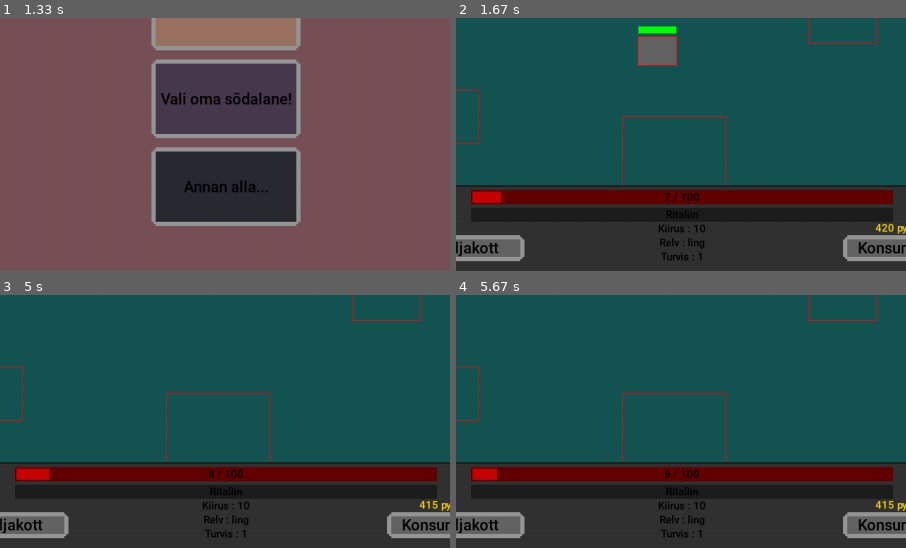
Above: before the commit, frames 1-4 (two rows, left to right).
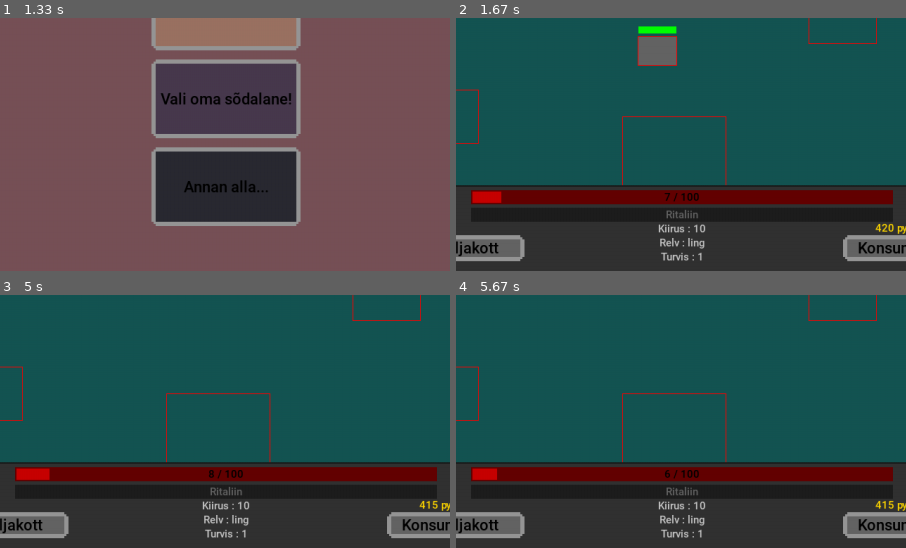
Above: after the commit, the same moments.

Repository: KarupoegPuhh/2020-projekt
Game: pygame game, started from MAIN.py
The game is run twice, just before and just after one commit, with the same random seed, the same clock (stepped at 60 frames per second) and the same inputs.
Inputs (mouse positions are % of the whole screen's width and height, from its top left):
- Up to frame 1 (1.33 s): no input
- Up to frame 2 (1.67 s): click "Minek!" at 1.38 s
- Up to frame 3 (5 s): click "Konsumisse" at 1.72 s; tap Space at 2 s; press the mouse at (50, 52) at 2.37 s; move the mouse to (66, 37) at 2.47 s; release the mouse at (82, 22) at 2.6 s; press the mouse at (50, 52) at 2.7 s; move the mouse to (49, 50) at 2.8 s; release the mouse at (47, 49) at 2.93 s; hold Left 3-3.53 s; press the mouse at (18, 52) at 3.6 s; move the mouse to (32, 32) at 3.7 s; release the mouse at (45, 12) at 3.83 s; hold Left 3.9-4.3 s; press the mouse at (18, 52) at 4.37 s; move the mouse to (47, 37) at 4.47 s; release the mouse at (75, 22) at 4.6 s; press the mouse at (50, 92) at 4.7 s; move the mouse to (47, 56) at 4.8 s; release the mouse at (44, 20) at 4.93 s
- Up to frame 4 (5.67 s): hold Space 5-5.63 s; hold Right 5-5.63 s
The pictures show only the part of the screen within x 25-75%, y 50-100%; the shares and areas given below are measured in that part.

Frame 1 is identical in both runs. In frame 2, 0.7% of the frame differs, in the area x 44-56%, y 75-97%; in frame 3, 0.7%; in frame 4, 0.7%.

Commit message:
debuff  ja muud fixid

Diff:
--- a/abi.py
+++ b/abi.py
@@ -75,8 +75,8 @@
 
 
 
-def text_objects(text, font):
-    textSurface = font.render(text, True, (0,0,0))
+def text_objects(text, font, värvike=(0,0,0)):
+    textSurface = font.render(text, True, värvike)
     return textSurface, textSurface.get_rect()
 
 hiir_all = False
--- a/maailm.py
+++ b/maailm.py
@@ -311,7 +311,7 @@
         databar_nihe = 0
         pildi_nihe = 0
         parabooli_nihe = 0
-        if Tom.y > 520:
+        if Tom.y > kõrgus/2 + 200:
             databar_nihe = 600
             pildi_nihe = 450
             parabooli_nihe = 640
@@ -332,7 +332,9 @@
         pg.draw.rect(aken, (30,30,30), (340, 630 - databar_nihe, 600, 20))
         if ritaliin:
             pg.draw.rect(aken, (rgb()), (342, 632 - databar_nihe, 596 * ((900 - ritaliin_cd) / 900 ), 16))
-        TextSurf, TextRect = text_objects(("Ritaliin"), databarText)
+            TextSurf, TextRect = text_objects(("Ritaliin"), databarText,(0,0,0))
+        else:
+            TextSurf, TextRect = text_objects(("Ritaliin"), databarText,(100,100,100))
         TextRect.center = ((laius // 2), (640 - databar_nihe))
         aken.blit(TextSurf, TextRect)
 
@@ -364,24 +366,29 @@
                 y_kõrgus -= 0.5 * a**2
 
 
-        #Displayb tegelase suurused
+        #Displayb tegelase statid
         #Kiirus
-        TextSurf, TextRect = text_objects("Kiirus : " + str(Tom.vel), databarText)
+        TextSurf, TextRect = text_objects("Kiirus : " + str(abs(Tom.vel)), databarText,(200,200,200))
         TextRect.center = ((laius // 2), (660 - databar_nihe))
         aken.blit(TextSurf, TextRect)
         #Relv
-        TextSurf, TextRect = text_objects("Relv : " + str(Tom.relv.nimi), databarText)
+        TextSurf, TextRect = text_objects("Relv : " + str(Tom.relv.nimi), databarText,(200,200,200))
         TextRect.center = ((laius // 2), (680 - databar_nihe))
         aken.blit(TextSurf, TextRect)
         #Raha
         raha = databarText.render(str(Tom.raha)+" рубль", True, (255,215,0))
         aken.blit(raha, (915, 650 - databar_nihe))
+        #Turvis
+        TextSurf, TextRect = text_objects("Turvis : " + str(Tom.armor), databarText,(200,200,200))
+        TextRect.center = ((laius // 2), (700 - databar_nihe))
+        aken.blit(TextSurf, TextRect)
+        #Debuff
+        if maailm.Tom.vel_debuff != 0:
+            TextSurf, TextRect = text_objects("OLED NÕIUTUD!", databarText,rgb()) #(230,0,230)
+            TextRect.center = ((laius // 2 + 120), (680 - databar_nihe))
+            aken.blit(TextSurf, TextRect)
         if maailm.pood_unlocked.unlocked:
             nupp(aken, "Konsumisse", 875, 675 - databar_nihe, 150, 25, (100,100,100), (200,200,200), pood)
-        #Turvis
-        TextSurf, TextRect = text_objects("Turvis : " + str(Tom.armor), databarText)
-        TextRect.center = ((laius // 2), (700 - databar_nihe))
-        aken.blit(TextSurf, TextRect)
         #Nupp inventoryle
         nupp(aken, "Seljakott", 260, 675 - databar_nihe, 150, 25, (100,100,100), (200,200,200), seljakott)
 
@@ -520,9 +527,15 @@
         if (keys[pg.K_SPACE] or keys[pg.K_x]) and kuulide_cd == 0:
             shoot.play()
             if Tom.vaatab == 1:
-                suund = 1
+                if Tom.vel_debuff == 0:
+                    suund = 1
+                else:
+                    suund = -1
             else:
-                suund = -1
+                if Tom.vel_debuff == 0:
+                    suund = -1
+                else:
+                    suund = 1
 
             if len(kuulid) < kuulide_maxcount:  # This will make sure we cannot exceed 5 bullets on the screen at once
                 kuulid.append(Kuul(round(Tom.x+Tom.laius//2+suund*Tom.laius/2), round(Tom.y + Tom.pikkus//2), suund, Tom.relv))
--- a/pood_invnet.py
+++ b/pood_invnet.py
@@ -33,9 +33,8 @@
         TextRect.center = (230, 180)
         aken.blit(TextSurf, TextRect)
 
-        if not maailm.ritaliin:
+        if (not maailm.ritaliin) and maailm.Tom.vel_debuff == 0:
             nupp(aken, "Ritaliini! -1₽", 130 , 250, 200, 70, (100,100,100), (15,113,115), ritaliin_ost)
-
 
         if maailm.Tom.health < maailm.Tom.max_health:
             nupp(aken, "Jõujooki! -1₽", 130, 340, 200, 70, (100,100,100), (15,113,115), jõujook_ost)
@@ -92,7 +91,7 @@
             eat_hover_txt("Jõujook","Annab sulle", "ühe elupukti", 130, 340, 200, 70, (200,200,200))
             eat_hover_txt("Viineri pirukas", "Kõtu täis", "nämm!", 130, 430, 200, 70, (200, 200, 200))
 
-        if not maailm.ritaliin:
+        if (not maailm.ritaliin) and maailm.Tom.vel_debuff == 0:
             eat_hover_txt("Ritalin","KIIRUS!!!", "JÕUD!!!", 130 , 250, 200, 70, (21,244,238))
 
         eat_hover_txt("Monster", "Max-elud", "+5", 130, 520, 200, 70, (21, 244, 238))
